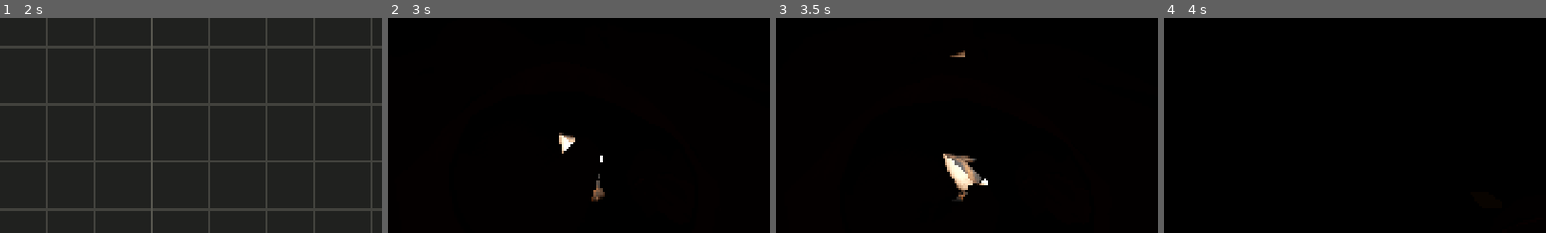
Above: before the commit, frames 1-4 (left to right).
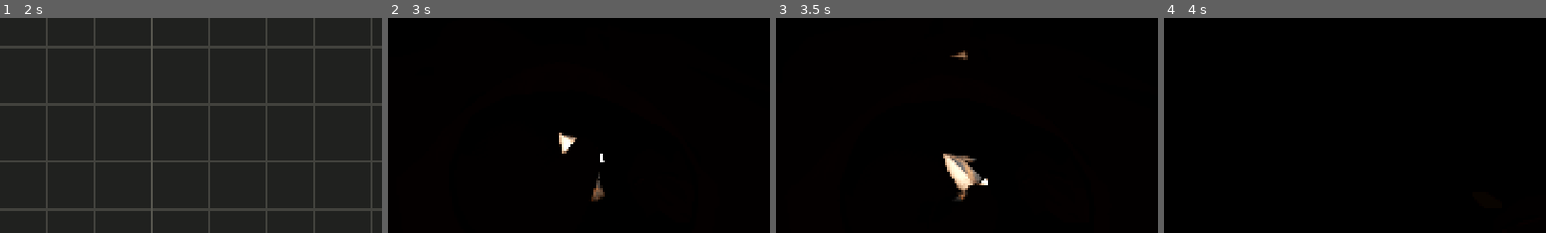
Above: after the commit, the same moments.

Repository: mayex-gif/backrooms-renewed
Game: Godot game, scene res://herramientas/editor/editor_mapa.tscn
Two runs of this game, one before a commit and one after it. Both use one fixed random seed, a clock stepped at 60 frames per second and the inputs below. This scene is started directly instead of the project's main scene.
Inputs (mouse positions are % of the whole screen's width and height, from its top left):
- Up to frame 1 (2 s): click "Jugar" at 0.5 s; click "Jugar" at 1.25 s
- Up to frame 2 (3 s): click "Jugar" at 2 s; tap Enter at 2.75 s; move the mouse to (55, 50) at 2.77 s; hold W (adelante) from 2.78 s (still down); tap C (agachar) at 2.85 s; click (55, 50) at 2.92 s
- Up to frame 3 (3.5 s): keep holding W (adelante)
- Up to frame 4 (4 s): keep holding W (adelante); move the mouse to (45, 50) at 3.52 s; tap Z (arrastrarse) at 3.6 s; click (45, 50) at 3.67 s
The pictures show only the part of the screen within x 32-82%, y 37-87%; the shares and areas given below are measured in that part.

Frame 1 is identical in both runs. In frame 2, 0.1% of the frame differs, in the area x 44-57%, y 53-85%; in frame 3, 0.2%, in the area x 43-56%, y 16-85%; in frame 4, less than 0.1%.

Commit message:
Ajustes en rejilla de techo, portales abiertos e intersecciones

Diff:
--- a/datos/rejilla_techo.gd
+++ b/datos/rejilla_techo.gd
@@ -1,8 +1,9 @@
 extends RefCounted
-## Rejilla del cielorraso (placas de 1,5 m). Está anclada al mundo: los bordes de las
-## placas caen en múltiplos de 1,5 m, así las vigas y las placas de salas vecinas
-## coinciden y no se parten unas a otras. Si la sala está girada un ángulo que no es
-## múltiplo de 90° no se puede alinear y se centra como antes.
+## Rejilla del cielorraso (placas de 1,5 m).
+## Está anclada al mundo: los bordes de las placas caen en múltiplos de 1,5 m,
+## de modo que las vigas, placas y luces de salas e intersecciones coinciden
+## de forma continua sin desfasarse entre sí. Si la sala está girada un ángulo
+## que no es múltiplo de 90° se centra en la huella local.
 
 const TAMANO := 1.5
 const TOLERANCIA := 0.0005
@@ -11,7 +12,7 @@
 ## origen: posición en el mundo (x, z) del origen local de la sala.
 ## eje_x / eje_z: direcciones en el mundo (x, z) de los ejes locales X y Z.
 ## Devuelve {"origen": Vector2 local de la esquina de la rejilla, "columnas": int, "filas": int}.
-static func calcular(limites: Rect2, origen: Vector2, eje_x: Vector2, eje_z: Vector2) -> Dictionary:
+static func calcular(limites: Rect2, origen: Vector2 = Vector2.ZERO, eje_x: Vector2 = Vector2.RIGHT, eje_z: Vector2 = Vector2.DOWN) -> Dictionary:
 	if _alineado(eje_x) and _alineado(eje_z):
 		var x := _eje(limites.position.x, limites.end.x, origen, eje_x)
 		var z := _eje(limites.position.y, limites.end.y, origen, eje_z)
@@ -34,7 +35,7 @@
 	return maxf(absf(eje.x), absf(eje.y)) > 0.9999
 
 
-## Devuelve Vector2(inicio_local, cantidad) para un eje.
+## Devuelve Vector2(inicio_local, cantidad) para un eje coordinado con el mundo.
 static func _eje(minimo: float, maximo: float, origen: Vector2, eje: Vector2) -> Vector2:
 	var componente := origen.x if absf(eje.x) > 0.5 else origen.y
 	var signo := signf(eje.x) if absf(eje.x) > 0.5 else signf(eje.y)
--- a/escenas/juego_mapa_guardado.gd
+++ b/escenas/juego_mapa_guardado.gd
@@ -157,7 +157,9 @@
 	sa.rotacion_pared = _rotacion_arista(definiciones[a], sa.arista)
 	sa.ancho = ancho
 	sa.continuar_sala = completa
-	sa.sin_dintel = conexion.sin_dintel
+	sa.sin_dintel = conexion.sin_dintel and is_equal_approx(definiciones[a].alto_m, definiciones[b].alto_m)
+	if sa.sin_dintel:
+		sa.altura_abertura_m = definiciones[a].alto_m
 	sa.posicion_local = _punto_local(punto_a, origenes[a], giros[a])
 	var sb := SocketDef.new()
 	sb.direccion = [Direcciones.Dir.NORTE, Direcciones.Dir.ESTE, Direcciones.Dir.SUR, Direcciones.Dir.OESTE][posmod(int(conexion.get("lado_b", dir_b)), 4)]
@@ -165,7 +167,9 @@
 	sb.rotacion_pared = _rotacion_arista(definiciones[b], sb.arista)
 	sb.ancho = ancho
 	sb.continuar_sala = completa
-	sb.sin_dintel = conexion.sin_dintel
+	sb.sin_dintel = conexion.sin_dintel and is_equal_approx(definiciones[a].alto_m, definiciones[b].alto_m)
+	if sb.sin_dintel:
+		sb.altura_abertura_m = definiciones[b].alto_m
 	sb.posicion_local = _punto_local(punto_b, origenes[b], giros[b])
 	sockets[a].append(sa)
 	sockets[b].append(sb)
@@ -227,16 +231,22 @@
 		socket.ancho = minf(ConexionesMapaScript.PASO_MAXIMO, largo)
 	else:
 		socket.ancho = largo
+	var pares: Array = segmento.get("pares", [])
+	var techos_solapados: Array[float] = []
+	for otro_indice in pares:
+		techos_solapados.append(definiciones[int(otro_indice)].alto_m)
 	if estado == ConexionesMapaScript.ESTADO_INTERSECCION:
-		var pares: Array = segmento.get("pares", [])
 		if pares.is_empty():
 			socket.sin_dintel = true
 		else:
-			var techos_solapados: Array[float] = []
-			for otro_indice in pares:
-				techos_solapados.append(definiciones[int(otro_indice)].alto_m)
 			socket.altura_abertura_m = PlanificadorSolapesScript.altura_abertura_interseccion(definiciones[indice].alto_m, techos_solapados)
 			socket.sin_dintel = socket.altura_abertura_m >= definiciones[indice].alto_m - 0.001
+	elif estado == ConexionesMapaScript.ESTADO_ABIERTA:
+		if not techos_solapados.is_empty():
+			socket.altura_abertura_m = PlanificadorSolapesScript.altura_abertura_interseccion(definiciones[indice].alto_m, techos_solapados)
+		else:
+			socket.altura_abertura_m = definiciones[indice].alto_m
+		socket.sin_dintel = socket.altura_abertura_m >= definiciones[indice].alto_m - 0.001
 	else:
 		socket.sin_dintel = false
 	socket.posicion_local = _punto_local((inicio + fin) * 0.5, origenes[indice], giros[indice])
--- a/herramientas/editor/editor_mapa.gd
+++ b/herramientas/editor/editor_mapa.gd
@@ -1302,6 +1302,108 @@
 		_lienzo.draw_rect(Rect2(origen.x, y - 9, 16, 8), color_entrada)
 		_lienzo.draw_string(fuente, Vector2(origen.x + 24, y), String(entrada[0]), HORIZONTAL_ALIGNMENT_LEFT, -1, 12, Color(0.92, 0.92, 0.86))
 
+func _obtener_portales_techo_abiertos_editor(sala: Dictionary, definicion: SalaDef, angulo: float) -> Array[PackedVector2Array]:
+	var portales: Array[PackedVector2Array] = []
+	var huella := definicion.obtener_huella_local()
+	var limites := GeometriaHuella.limites(huella)
+	var centro_local := limites.get_center()
+	var modulos := _modulos_para_conexiones()
+	var id_sala := int(sala.id)
+	var indice_sala := -1
+	for idx in _salas.size():
+		if int(_salas[idx].id) == id_sala:
+			indice_sala = idx
+			break
+	if indice_sala < 0:
+		return portales
+
+	for conexion in ConexionesMapaScript.calcular(modulos, _estados_conexion):
+		if conexion.a != indice_sala and conexion.b != indice_sala:
+			continue
+		var id_vecina: int = conexion.b if conexion.a == indice_sala else conexion.a
+		var def_vecina := _catalogo[_indice_tipo(_salas[id_vecina].tipo)]
+		if not is_equal_approx(definicion.alto_m, def_vecina.alto_m):
+			continue
+		var es_abierta: bool = String(conexion.get("estado", "")) == ConexionesMapaScript.ESTADO_INTERSECCION or bool(conexion.get("sin_dintel", false))
+		if not es_abierta:
+			continue
+		var arista_idx: int = int(conexion.arista_a if conexion.a == indice_sala else conexion.arista_b)
+		if arista_idx < 0 or arista_idx >= huella.size():
+			continue
+		var inicio_arista := huella[arista_idx]
+		var fin_arista := huella[(arista_idx + 1) % huella.size()]
+		var eje := (fin_arista - inicio_arista).normalized()
+		var normal_ext := Vector2(eje.y, -eje.x)
+		var p1 := inicio_arista
+		var p2 := fin_arista
+		if not conexion.completa and float(conexion.ancho) > 0.0:
+			var punto_mundo: Vector2 = conexion.punto_a if conexion.a == indice_sala else conexion.punto_b
+			var punto_local := (punto_mundo - Vector2(sala.x, sala.z)).rotated(-angulo) + centro_local
+			var centro_s := (punto_local - inicio_arista).dot(eje)
+			var medio := float(conexion.ancho) * 0.5 + 0.05
+			p1 = inicio_arista + eje * maxf(0.0, centro_s - medio)
+			p2 = inicio_arista + eje * minf(inicio_arista.distance_to(fin_arista), centro_s + medio)
+		var p3 := p2 + normal_ext * 1.6
+		var p4 := p1 + normal_ext * 1.6
+		portales.append(PackedVector2Array([p1, p2, p3, p4]))
+
+	var plan_solapes: Dictionary = PlanificadorSolapesScript.calcular(modulos, _estados_solape)
+	for segmento in plan_solapes.segmentos:
+		if int(segmento.modulo) != indice_sala:
+			continue
+		if String(segmento.get("estado", "")) != ConexionesMapaScript.ESTADO_INTERSECCION:
+			continue
+		var arista_idx: int = int(segmento.arista)
+		if arista_idx < 0 or arista_idx >= huella.size():
+			continue
+		var inicio_arista: Vector2 = huella[arista_idx]
+		var fin_arista: Vector2 = huella[(arista_idx + 1) % huella.size()]
+		var eje: Vector2 = (fin_arista - inicio_arista).normalized()
+		var normal_ext := Vector2(eje.y, -eje.x)
+		var p1_loc: Vector2 = (Vector2(segmento.inicio.x, segmento.inicio.y) - Vector2(sala.x, sala.z)).rotated(-angulo) + centro_local
+		var p2_loc: Vector2 = (Vector2(segmento.fin.x, segmento.fin.y) - Vector2(sala.x, sala.z)).rotated(-angulo) + centro_local
+		var t1: float = (p1_loc - inicio_arista).dot(eje)
+		var t2: float = (p2_loc - inicio_arista).dot(eje)
+		var p1: Vector2 = inicio_arista + eje * maxf(0.0, minf(t1, t2) - 0.05)
+		var p2: Vector2 = inicio_arista + eje * minf(inicio_arista.distance_to(fin_arista), maxf(t1, t2) + 0.05)
+		var p3 := p2 + normal_ext * 1.6
+		var p4 := p1 + normal_ext * 1.6
+		portales.append(PackedVector2Array([p1, p2, p3, p4]))
+
+	for segmento in plan_solapes.ocultos:
+		if int(segmento.modulo) != indice_sala:
+			continue
+		var arista_idx: int = int(segmento.arista)
+		if arista_idx < 0 or arista_idx >= huella.size():
+			continue
+		var inicio_arista: Vector2 = huella[arista_idx]
+		var fin_arista: Vector2 = huella[(arista_idx + 1) % huella.size()]
+		var eje: Vector2 = (fin_arista - inicio_arista).normalized()
+		var normal_ext := Vector2(eje.y, -eje.x)
+		var p1_loc: Vector2 = (Vector2(segmento.inicio.x, segmento.inicio.y) - Vector2(sala.x, sala.z)).rotated(-angulo) + centro_local
+		var p2_loc: Vector2 = (Vector2(segmento.fin.x, segmento.fin.y) - Vector2(sala.x, sala.z)).rotated(-angulo) + centro_local
+		var t1: float = (p1_loc - inicio_arista).dot(eje)
+		var t2: float = (p2_loc - inicio_arista).dot(eje)
+		var p1: Vector2 = inicio_arista + eje * maxf(0.0, minf(t1, t2) - 0.05)
+		var p2: Vector2 = inicio_arista + eje * minf(inicio_arista.distance_to(fin_arista), maxf(t1, t2) + 0.05)
+		var p3 := p2 + normal_ext * 1.6
+		var p4 := p1 + normal_ext * 1.6
+		portales.append(PackedVector2Array([p1, p2, p3, p4]))
+
+	return portales
+
+func _tile_cruza_solo_aberturas_editor(rect_tile: PackedVector2Array, huella: PackedVector2Array, portales_abiertos: Array[PackedVector2Array]) -> bool:
+	if portales_abiertos.is_empty():
+		return false
+	var piezas_fuera := GeometriaHuella.restar_a_poligonos([rect_tile], [huella])
+	if piezas_fuera.is_empty():
+		return true
+	var remanente := GeometriaHuella.restar_a_poligonos(piezas_fuera, portales_abiertos)
+	var area_rem := 0.0
+	for poly in remanente:
+		area_rem += absf(GeometriaHuella.area_firmada(poly))
+	return area_rem <= 0.01
+
 func _dibujar_tiles_techo(sala: Dictionary, definicion: SalaDef, angulo: float, centro_lienzo: Vector2) -> void:
 	const TAM_TILE := 1.5
 	var huella := definicion.obtener_huella_local()
@@ -1313,15 +1415,29 @@
 	var filas_tiles: int = rejilla.filas
 	var origen_x: float = rejilla.origen.x
 	var origen_z: float = rejilla.origen.y
+	var portales_abiertos := _obtener_portales_techo_abiertos_editor(sala, definicion, angulo)
 	for x in columnas_tiles:
 		for z in filas_tiles:
 			var x0 := origen_x + x * TAM_TILE
 			var z0 := origen_z + z * TAM_TILE
 			var ancho_tile := TAM_TILE
 			var largo_tile := TAM_TILE
-			var celda := GeometriaHuella.rectangulo(ancho_tile, largo_tile, Vector2(x0 + ancho_tile * 0.5, z0 + largo_tile * 0.5))
-			var piezas := GeometriaHuella.intersecciones(celda, huella)
 			var centro_local_tile := Vector2(x0 + ancho_tile * 0.5, z0 + largo_tile * 0.5)
+			var celda := GeometriaHuella.rectangulo(ancho_tile, largo_tile, centro_local_tile)
+			var centro_dentro := GeometriaHuella.contiene(huella, centro_local_tile)
+			var cruza_solo_aberturas := _tile_cruza_solo_aberturas_editor(celda, huella, portales_abiertos)
+
+			var piezas: Array[PackedVector2Array] = []
+			if not centro_dentro:
+				if cruza_solo_aberturas:
+					continue # Lo dibuja la sala vecina que contiene el centro como tile completo continuo.
+				piezas = GeometriaHuella.intersecciones(celda, huella)
+			else:
+				if cruza_solo_aberturas:
+					piezas = [celda]
+				else:
+					piezas = GeometriaHuella.intersecciones(celda, huella)
+
 			var centro_mundo := Vector2(sala.x, sala.z) + (centro_local_tile - centro_local).rotated(angulo)
 			var id_luz := _id_luminaria(centro_mundo)
 			var modo_luz := int(_modos_luces.get(id_luz, -1))
@@ -1436,17 +1552,26 @@
 		var filas_tiles: int = rejilla.filas
 		var origen_x: float = rejilla.origen.x
 		var origen_z: float = rejilla.origen.y
+		var portales_abiertos := _obtener_portales_techo_abiertos_editor(sala, definicion, angulo)
 		for x in columnas_tiles:
 			for z in filas_tiles:
 				var x0 := origen_x + x * TAM_TILE
 				var z0 := origen_z + z * TAM_TILE
 				var ancho_tile := TAM_TILE
 				var largo_tile := TAM_TILE
-				var celda := GeometriaHuella.rectangulo(ancho_tile, largo_tile, Vector2(x0 + ancho_tile * 0.5, z0 + largo_tile * 0.5))
 				var centro_local_tile := Vector2(x0 + ancho_tile * 0.5, z0 + largo_tile * 0.5)
+				var celda := GeometriaHuella.rectangulo(ancho_tile, largo_tile, centro_local_tile)
+				var centro_dentro := GeometriaHuella.contiene(huella, centro_local_tile)
+				var cruza_solo_aberturas := _tile_cruza_solo_aberturas_editor(celda, huella, portales_abiertos)
+				if not centro_dentro and cruza_solo_aberturas:
+					continue
 				var centro_mundo := Vector2(sala.x, sala.z) + (centro_local_tile - centro_local).rotated(angulo)
 				var id := _id_luminaria(centro_mundo)
-				var piezas := GeometriaHuella.intersecciones(celda, huella)
+				var piezas: Array[PackedVector2Array] = []
+				if cruza_solo_aberturas and centro_dentro:
+					piezas = [celda]
+				else:
+					piezas = GeometriaHuella.intersecciones(celda, huella)
 				for pieza in piezas:
 					var poligono: Array[Vector2] = []
 					for punto in pieza:
--- a/project.godot
+++ b/project.godot
@@ -36,3 +36,5 @@
 [rendering]
 
 rendering_device/driver.windows="d3d12"
+anti_aliasing/quality/msaa_3d=3
+anti_aliasing/quality/screen_space_aa=1
--- a/salas/sala_modular.gd
+++ b/salas/sala_modular.gd
@@ -49,6 +49,10 @@
 		var aberturas: Array[Vector2] = []
 		for socket in sockets:
 			if not _socket_en_arista(socket, arista):
+				continue
+			# Solo abrimos el faldón si la conexión comparte la misma altura de techo;
+			# si la otra sala es más baja o distinta, el plenum debe quedar sellado.
+			if socket.altura_abertura_m > 0.0 and not is_equal_approx(socket.altura_abertura_m, alto_m):
 				continue
 			var lateral := (Vector2(socket.posicion_local.x, socket.posicion_local.z) - inicio).dot(eje)
 			aberturas.append(Vector2(
@@ -436,11 +440,18 @@
 	# Tapa estructural sobre una cámara técnica de 1,9 m de altura libre.
 	_crear_superficie_poligonal("Plenum superior", _huella(), zonas_techo_excluidas, alto_m + ALTURA_CAMARA_TECNICA + 0.1, 0.2)
 	ServiciosTecho.crear(self, _huella(), alto_m, zonas_techo_excluidas)
+	var portales_abiertos := _obtener_portales_techo_abiertos()
 	for x in range(columnas_tiles + 1):
 		var px := origen_x + x * tam_tile
+		# Evitar vigas que caigan sobre o dentro de las paredes perimetrales.
+		if px <= limites.position.x + 0.06 or (px >= limites.end.x - 0.06 and not _arista_tiene_abertura_abierta(1)):
+			continue
 		_crear_viga_techo(GeometriaHuella.rectangulo(0.07, limites.size.y, Vector2(px, limites.get_center().y)), alto_m + LuminariaScript.PLANO_ENCASTRE_Y + GROSOR_VIGA_TECHO * 0.5)
 	for z in range(filas_tiles + 1):
 		var pz := origen_z + z * tam_tile
+		# Evitar vigas que caigan sobre o dentro de las paredes perimetrales.
+		if pz <= limites.position.y + 0.06 or (pz >= limites.end.y - 0.06 and not _arista_tiene_abertura_abierta(2)):
+			continue
 		_crear_viga_techo(GeometriaHuella.rectangulo(limites.size.x, 0.07, Vector2(limites.get_center().x, pz)), alto_m + LuminariaScript.PLANO_ENCASTRE_Y + GROSOR_VIGA_TECHO * 0.5)
 	var luces_operativas := 0
 	for x in columnas_tiles:
@@ -449,12 +460,31 @@
 			var z0 := origen_z + z * tam_tile
 			var ancho_tile := tam_tile
 			var largo_tile := tam_tile
-			var rect_tile := GeometriaHuella.rectangulo(ancho_tile, largo_tile, Vector2(x0 + ancho_tile * 0.5, z0 + largo_tile * 0.5))
-			var centro := Vector3(x0 + ancho_tile * 0.5, alto_m + LuminariaScript.PLANO_ENCASTRE_Y + GROSOR_PLACA_TECHO * 0.5, z0 + largo_tile * 0.5)
+			var centro_2d := Vector2(x0 + ancho_tile * 0.5, z0 + largo_tile * 0.5)
+			var rect_tile := GeometriaHuella.rectangulo(ancho_tile, largo_tile, centro_2d)
+			var centro := Vector3(centro_2d.x, alto_m + LuminariaScript.PLANO_ENCASTRE_Y + GROSOR_PLACA_TECHO * 0.5, centro_2d.y)
+			var centro_dentro := GeometriaHuella.contiene(_huella(), centro_2d)
+			var cruza_solo_aberturas := _tile_cruza_solo_aberturas(rect_tile, portales_abiertos)
+
+			var piezas: Array[PackedVector2Array] = []
+			if not centro_dentro:
+				if cruza_solo_aberturas:
+					continue # Lo construye la sala vecina que contiene el centro como tile completo.
+				piezas = GeometriaHuella.intersecciones(rect_tile, _huella())
+			else:
+				if cruza_solo_aberturas:
+					piezas = [rect_tile]
+				else:
+					piezas = GeometriaHuella.intersecciones(rect_tile, _huella())
+
 			var valor := rng.randf()
-			var piezas := GeometriaHuella.intersecciones(rect_tile, _huella())
 			piezas = GeometriaHuella.restar_a_poligonos(piezas, zonas_techo_excluidas)
 			piezas = _sin_astillas(piezas)
+			var area_tile_conservada := 0.0
+			for pieza in piezas:
+				area_tile_conservada += absf(GeometriaHuella.area_firmada(pieza))
+			var tile_completo := absf(area_tile_conservada - ancho_tile * largo_tile) <= 0.01
+
 			# Las luces siguen un ritmo de paneles de oficina, con variaciones por sala.
 			# Esto evita el patrón de puntos aleatorios demasiado denso.
 			var posicion_global_luz := to_global(Vector3(centro.x, alto_m, centro.z))
@@ -465,10 +495,6 @@
 			var es_luz_manual := luces_manuales_mapa.has(id_luz)
 			if es_luz_manual and modo_forzado == 5:
 				continue # Placa faltante: la fija el editor, nada es aleatorio.
-			var area_tile_conservada := 0.0
-			for pieza in piezas:
-				area_tile_conservada += absf(GeometriaHuella.area_firmada(pieza))
-			var tile_completo := absf(area_tile_conservada - ancho_tile * largo_tile) <= 0.01
 			var tile_rectangular_completo := (
 				absf(area_tile_conservada - ancho_tile * largo_tile) <= 0.001
 				and piezas.size() == 1
@@ -517,12 +543,67 @@
 
 	LuminariaScript.crear_relleno(self, limites.get_center(), limites.size.length() * 0.5, alto_m, luces_operativas)
 
-## Placa rota: queda una mitad colgando torcida de un borde y el resto del hueco vacío.
+## Portales exteriores de aberturas abiertas (sin pared) hacia salas vecinas.
+## Permiten que los tiles que cruzan la abertura no se recorten en seco.
+func _obtener_portales_techo_abiertos() -> Array[PackedVector2Array]:
+	var portales: Array[PackedVector2Array] = []
+	var huella := _huella()
+	for socket in sockets:
+		var es_abierto: bool = bool(socket.continuar_sala) or bool(socket.sin_dintel) or (float(socket.altura_abertura_m) > 0.0 and is_equal_approx(float(socket.altura_abertura_m), alto_m))
+		if not es_abierto or int(socket.arista) < 0 or int(socket.arista) >= huella.size():
+			continue
+		var inicio: Vector2 = huella[int(socket.arista)]
+		var fin: Vector2 = huella[(int(socket.arista) + 1) % huella.size()]
+		var eje: Vector2 = (fin - inicio).normalized()
+		var normal_ext := Vector2(eje.y, -eje.x)
+		var p1 := inicio
+		var p2 := fin
+		if not bool(socket.continuar_sala) and float(socket.ancho) > 0.0:
+			var pos_s := Vector2(socket.posicion_local.x, socket.posicion_local.z)
+			var centro_s: float = (pos_s - inicio).dot(eje)
+			p1 = inicio + eje * maxf(0.0, centro_s - float(socket.ancho) * 0.5 - 0.05)
+			p2 = inicio + eje * minf(inicio.distance_to(fin), centro_s + float(socket.ancho) * 0.5 + 0.05)
+		var p3 := p2 + normal_ext * 1.6
+		var p4 := p1 + normal_ext * 1.6
+		portales.append(PackedVector2Array([p1, p2, p3, p4]))
+	return portales
+
+## Comprueba si las partes que sobresalen de la huella caen exclusivamente en portales de aberturas abiertas.
+func _tile_cruza_solo_aberturas(rect_tile: PackedVector2Array, portales_abiertos: Array[PackedVector2Array]) -> bool:
+	if portales_abiertos.is_empty():
+		return false
+	var piezas_fuera := GeometriaHuella.restar_a_poligonos([rect_tile], [_huella()])
+	if piezas_fuera.is_empty():
+		return true
+	var remanente := GeometriaHuella.restar_a_poligonos(piezas_fuera, portales_abiertos)
+	var area_rem := 0.0
+	for poly in remanente:
+		area_rem += absf(GeometriaHuella.area_firmada(poly))
+	return area_rem <= 0.01
+
+func _arista_tiene_abertura_abierta(arista: int) -> bool:
+	var huella := _huella()
+	if arista < 0 or arista >= huella.size():
+		return false
+	for socket in sockets:
+		if not _socket_en_arista(socket, arista):
+			continue
+		var es_abierto: bool = bool(socket.continuar_sala) or bool(socket.sin_dintel) or (float(socket.altura_abertura_m) > 0.0 and is_equal_approx(float(socket.altura_abertura_m), alto_m))
+		if es_abierto:
+			return true
+	return false
+
+## Placa rota / levantada: queda desplazada e inclinada hacia el plenum,
+## con una parte apoyada sobre la retícula dentro del techo.
 func _crear_tile_rota(centro: Vector3, ancho: float, largo: float, rng: RandomNumberGenerator) -> void:
-	var mitad := largo * 0.5
-	var lado := -1.0 if rng.randf() < 0.5 else 1.0
-	var origen := Vector3(centro.x, centro.y, centro.z + lado * (largo * 0.5 - mitad * 0.5))
-	_crear_tile(origen + Vector3(0, -0.10, 0), ancho, mitad, 0.0, rng.randf_range(-6.0, 6.0), true, 0.0, rng.randf_range(14.0, 24.0) * -lado)
+	var lado_x := -1.0 if rng.randf() < 0.5 else 1.0
+	var lado_z := -1.0 if rng.randf() < 0.5 else 1.0
+	var elevacion := GROSOR_PLACA_TECHO + rng.randf_range(0.04, 0.08)
+	var cabeceo := rng.randf_range(12.0, 18.0) * lado_z
+	var inclinacion := rng.randf_range(8.0, 14.0) * lado_x
+	var giro_y := rng.randf_range(-12.0, 12.0)
+	var desplazamiento := Vector3(lado_x * 0.08, elevacion, lado_z * 0.08)
+	_crear_tile(centro + desplazamiento, ancho, largo, 0.0, inclinacion, true, giro_y, cabeceo)
 
 
 func _crear_tile(centro: Vector3, ancho: float, largo: float, elevacion: float = 0.0, inclinacion: float = 0.0, mostrar_malla: bool = true, giro_y: float = 0.0, cabeceo: float = 0.0) -> void:
